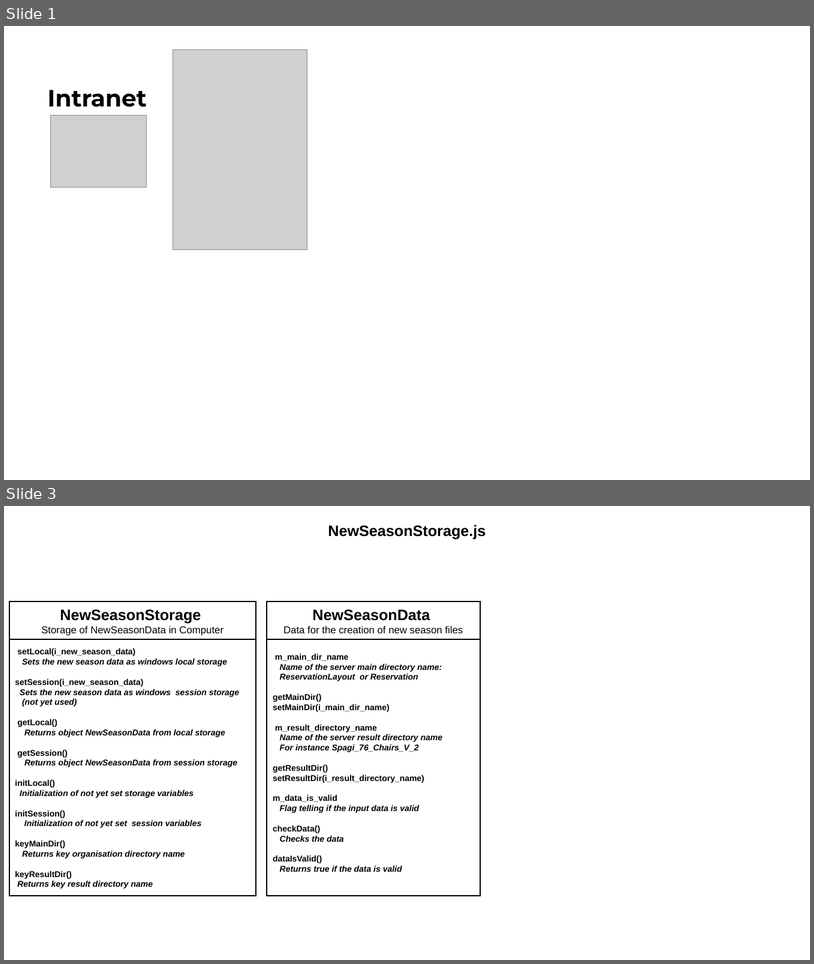
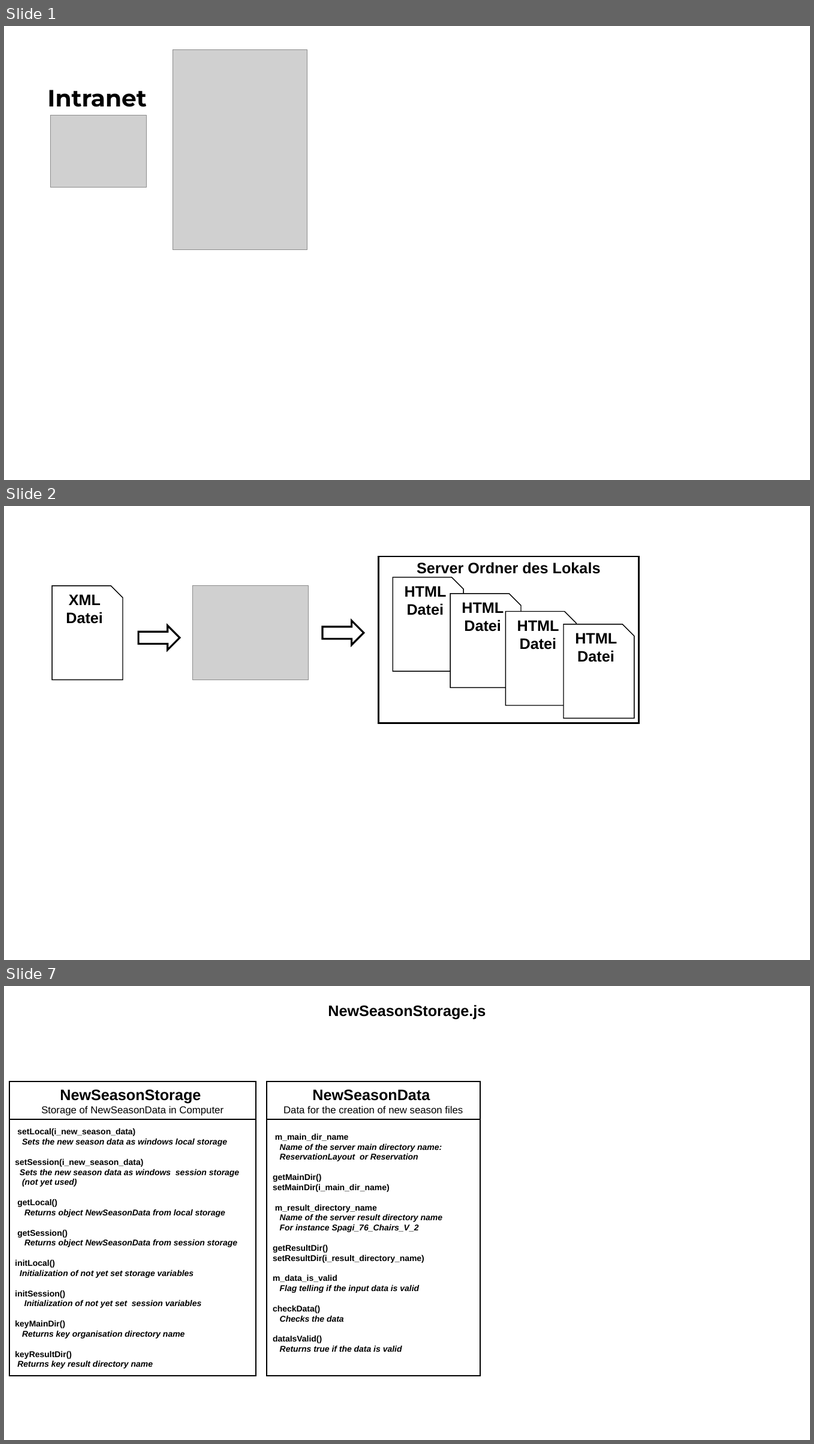
Before and after one commit to JazzLiveAarau/WwwReservationLayout, a slide deck: Description/ResrvationNewLayout.pptx. Shown one above the other, each under a label of ours: slides 1 and 3 before the commit, slides 1, 2 and 7 after it; the slides between them are not shown. The pictures are 814x964 and 814x1444 pixels, drawn with LibreOffice and Linux fonts; fonts in the diff are those of the drawing; grey boxes stand for pictures. Boxes give left, top, right and bottom in pixels: in the first picture for what was removed or moved away, otherwise in the second. Text is boxed around its words. In the diff, an @@ line names an element or a change of style, - is before the commit and + after.

```diff
--- a/Description/ResrvationNewLayout.pptx
+++ b/Description/ResrvationNewLayout.pptx
@@ slide 2 added at (x1=4, y1=506, x2=810, y2=960), background #FFFFFF @@
@@ rectangle added at (x1=378, y1=557, x2=639, y2=723), fill #FFFFFF, outline #000000 1.75 pt, 18 pt, text #000000, bold @@
+Server Ordner des Lokals
@@ snip rect added at (x1=393, y1=577, x2=464, y2=671), fill #FFFFFF, outline #000000 1 pt, 18 pt, text #000000, bold @@
+HTML Datei
@@ snip rect added at (x1=53, y1=586, x2=123, y2=679), outline #000000 1 pt, 18 pt, text #000000, bold @@
+XML Datei
@@ picture added at (x1=193, y1=586, x2=308, y2=679) @@
@@ snip rect added at (x1=450, y1=594, x2=521, y2=687), fill #FFFFFF, outline #000000 1 pt, 18 pt, text #000000, bold @@
+HTML Datei
@@ snip rect added at (x1=506, y1=611, x2=577, y2=705), fill #FFFFFF, outline #000000 1 pt, 18 pt, text #000000, bold @@
+HTML Datei
@@ right arrow added at (x1=138, y1=626, x2=179, y2=650), outline #000000 2.25 pt @@
@@ right arrow added at (x1=323, y1=621, x2=364, y2=645), outline #000000 2.25 pt @@
@@ snip rect added at (x1=564, y1=624, x2=635, y2=718), fill #FFFFFF, outline #000000 1 pt, 18 pt, text #000000, bold @@
+HTML Datei
@@ what was slide 3 is now slide 7 @@
```
Also in this commit, not shown: 1 slide changed, 3 other slides added, 1 slide removed, 15 other files.
